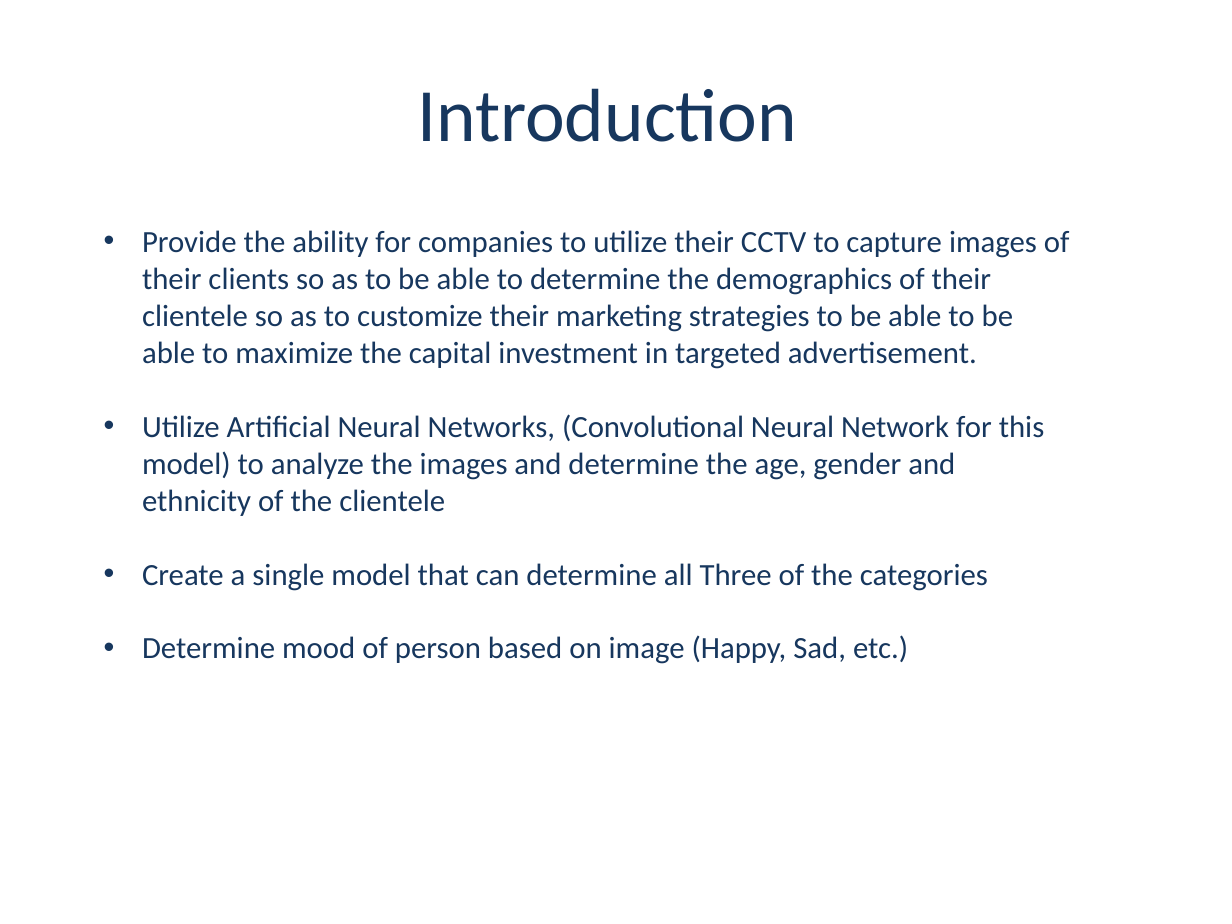
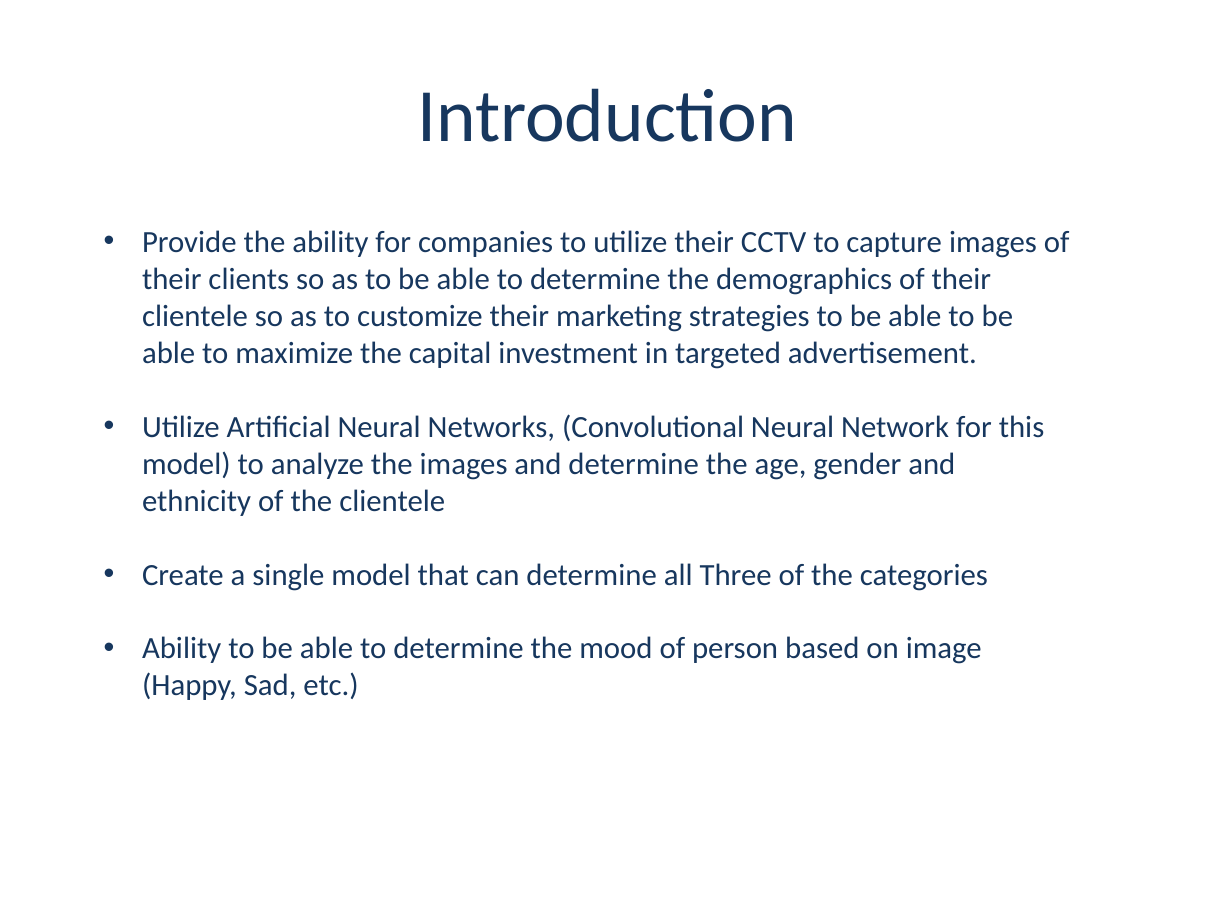
Before and after one commit to dmf49/cs5542FinalProject, a slide deck: slide 3 of Project Presentaion - Group 2- v1.2.0.pptx. Drawn at 1232x924 pixels with LibreOffice and Linux fonts; fonts in the diff are those of the drawing; background and template pictures are left out. Boxes give left, top, right and bottom in pixels: in the first picture for what was removed or moved away, otherwise in the second. Text is boxed around its words. In the diff, an @@ line names an element or a change of style, - is before the commit and + after.

```diff
--- a/Project Presentaion - Group 2- v1.2.0.pptx
+++ b/Project Presentaion - Group 2- v1.2.0.pptx
@@ text at box(142, 636, 982, 700): text changed @@
-• Determine mood of person based on image (Happy, Sad, etc.)
+• Ability to be able to determine the mood of person based on image (Happy, Sad, etc.)
```
Also in this commit, not shown: 6 other slides changed, 7 slides added, 5 slides removed.
